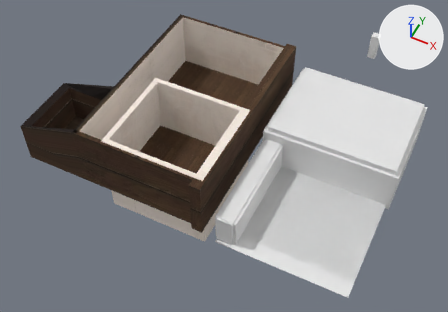
Before and after pictures for a commit that changed the Blender file cube.blend.
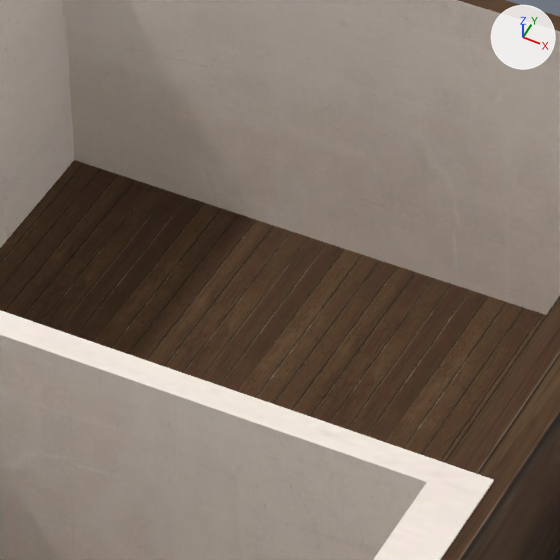
The first picture shows the older version from a camera (50 mm lens) standing at (6.0, -23.9, 31.6) and looking at (-6.4, 0.9, 0.7). The close-ups show the older and then the newer version on the part from 39% to 58% of the width and 11% to 39% of the height of that picture. Only the edits that show in the close-ups are written down. The axes (+X, +Y, +Z) are drawn at upper right. The lights are the same throughout.

Script lines for the objects in view, before the commit:
```python
me_cubo_001 = bpy.data.meshes.new('Cubo.001')
me_cubo_001.from_pydata(...)  # 73 vertices, 37 faces, 2 loose edges; spans x -1.98..1.03, y -1.07..1.05, z -1.0..1.97
# faces by material slot: [29, 8]
me_cubo_001.materials.append(mat_woodfloor)  # picture img_floor_jpg
me_cubo_001.materials.append(mat_dustywall)  # picture img_dustywall_jpg
me_cubo_002 = bpy.data.meshes.new('Cubo.002')
me_cubo_002.from_pydata(...)  # 16 vertices, 12 faces; spans x -0.96..1.04, y -1.0..1.0, z -1.0..1.59
me_cubo_002.materials.append(mat_dustywall)  # picture img_dustywall_jpg
ob_house_col = bpy.data.objects.new('HOUSE-col', me_cubo_001)
ob_house_col.location = (-9.31, 1.74, 2.03)
ob_house_col.scale = (4.37, 6.64, 1.45)
ob_room_col = bpy.data.objects.new('room-col', me_cubo_002)
ob_room_col.location = (-8.46, -1.58, 1.24)
ob_room_col.scale = (3.38, 3.16, 2.31)
```
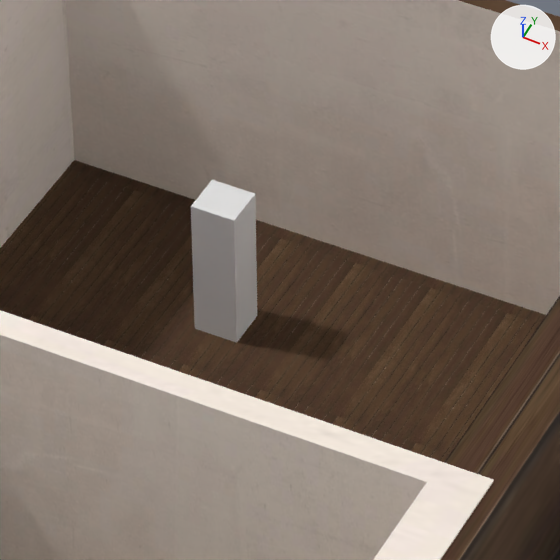
The edits, one by one:
Mesh me_cube_1 is new.
It is a box spanning x -0.27..0.27, y -0.26..0.26, z -0.9..0.9.
It uses material mat_material (white #e7e7e7).
Object 'Player-noimp' (ob_player_noimp) is new; it shows me_cube_1.
Its location is (-10.42, 6.41, 1.77).

Boxes (x1, y1, x2, y2) around the edits, measured in the close-ups (560 x 560 px):
'Player-noimp', added: after (191, 180, 257, 343)
